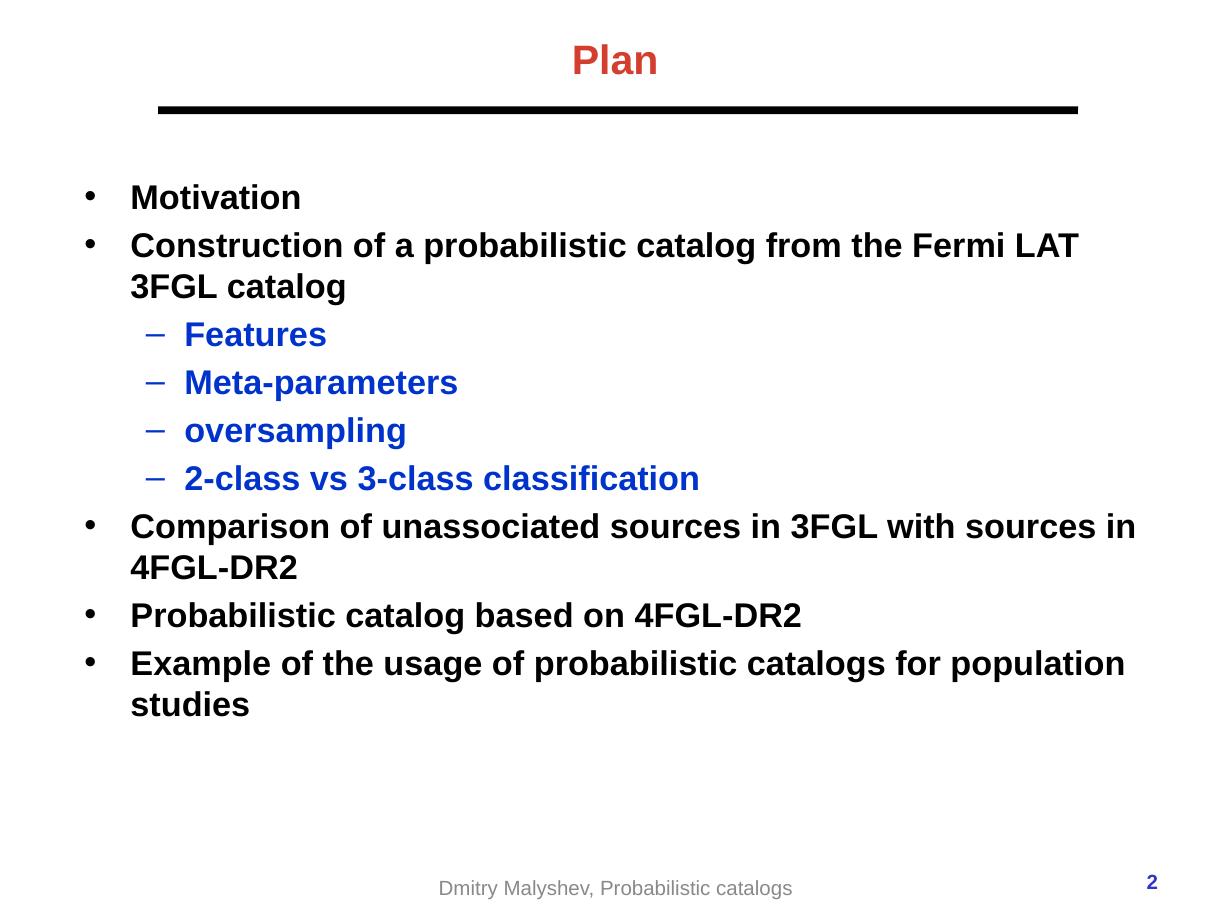
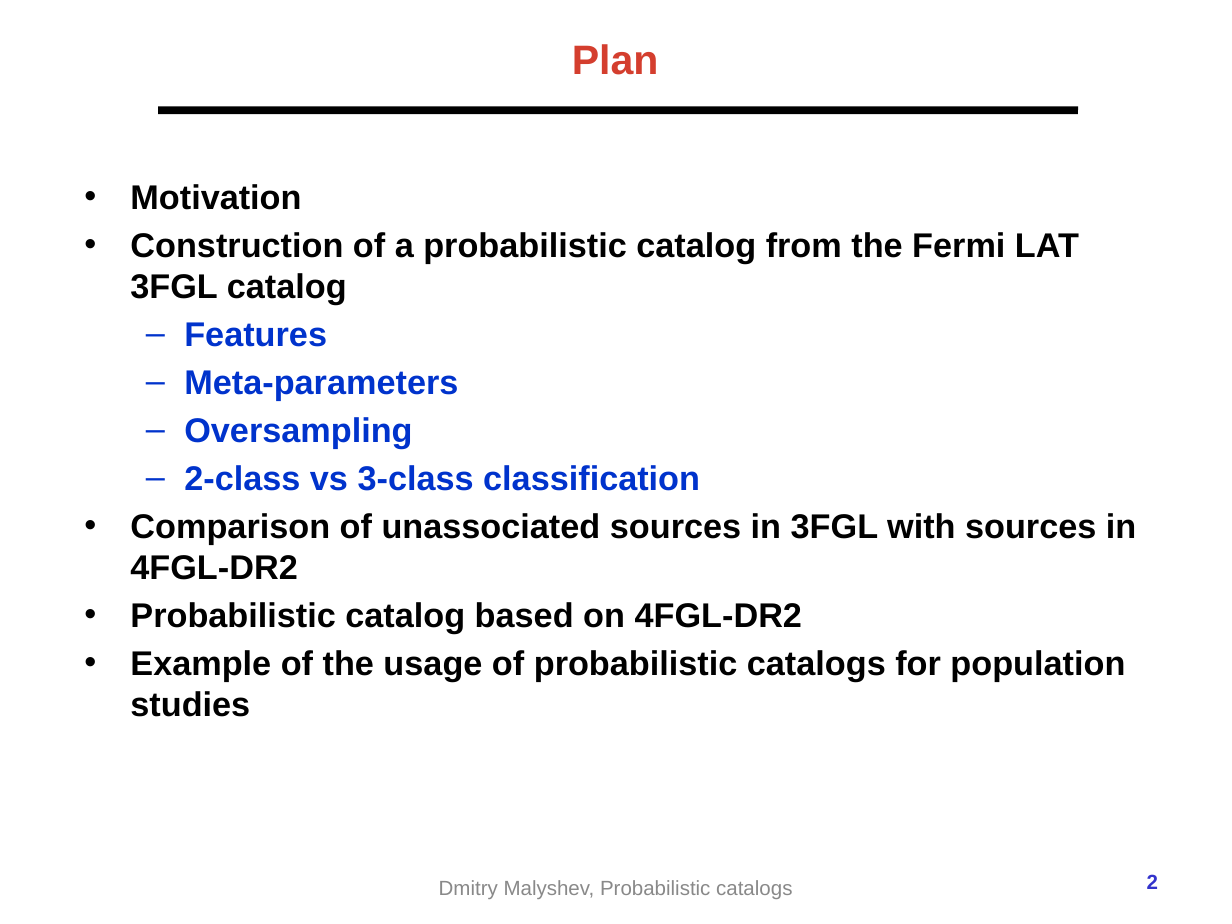
Before and after one commit to aakashbhat/Fermi-LAT, a slide deck: slide 2 of presentations/2021-02-Fermi_prob_catalog_gamma_group.pptx. Drawn at 1232x924 pixels with LibreOffice and Linux fonts; fonts in the diff are those of the drawing; background and template pictures are left out. Boxes give left, top, right and bottom in pixels: in the first picture for what was removed or moved away, otherwise in the second. Text is boxed around its words. In the diff, an @@ line names an element or a change of style, - is before the commit and + after.

```diff
--- a/presentations/2021-02-Fermi_prob_catalog_gamma_group.pptx
+++ b/presentations/2021-02-Fermi_prob_catalog_gamma_group.pptx
@@ text at <box>184,417,412,449</box>: text changed @@
-  – oversampling
+  – Oversampling
```
Also in this commit, not shown: 5 other slides changed.
